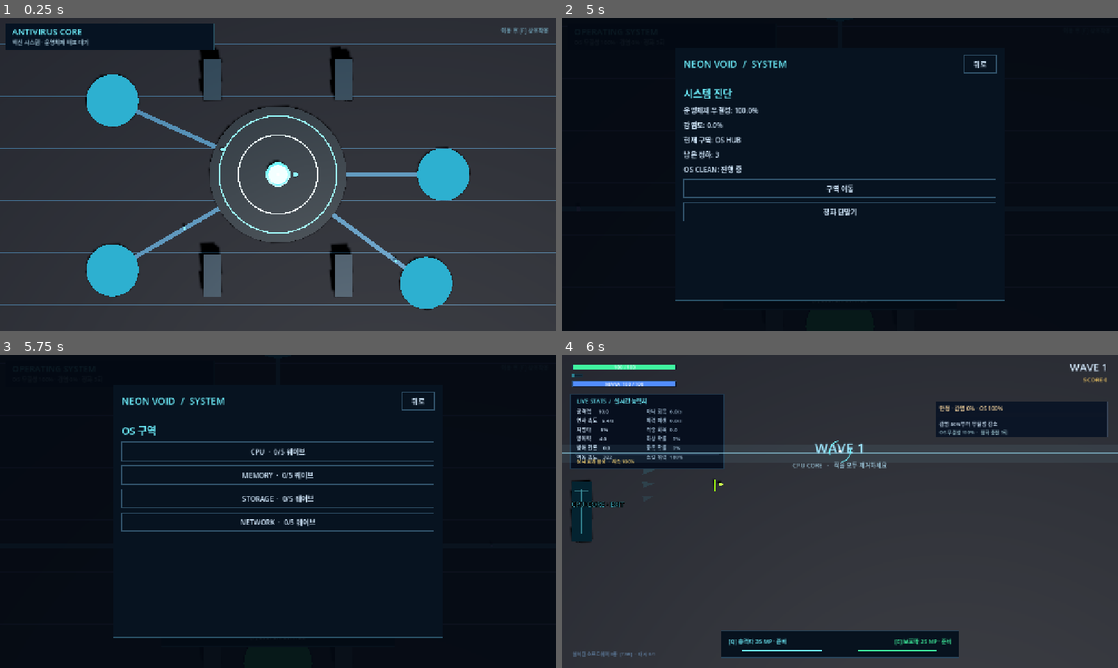
Above: before the commit, frames 1-4 (two rows, left to right).
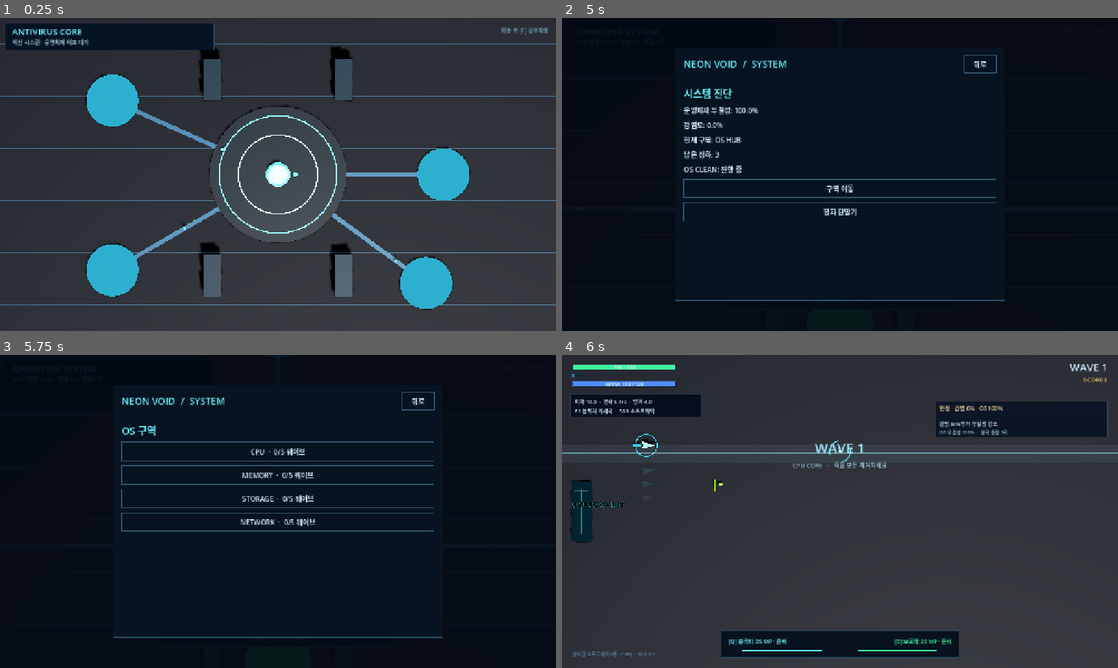
Above: after the commit, the same moments.

Repository: tharu8813/Neon-Void
Game: Godot game, scene res://scenes/main.tscn
Same seed, same stepped clock (60 frames per second), same inputs: the game is played once before the commit and once after it.
Inputs (mouse positions are in pixels of both pictures, inside the frame that each line leads up to):
- Up to frame 1 (0.25 s): no input
- Up to frame 2 (5 s): tap Enter at 0.5 s; move the mouse to (962, 158) at 0.52 s; hold D 0.53-1.28 s; hold F 0.53-1.28 s; tap Space at 0.77, 1.52, 4.52 s; move the mouse to (728, 190) at 1.27 s; hold S 1.28-2 s; tap Q at 1.35 s; tap F at 1.55, 3.05, 4.55 s; click "뒤로" at 2 s; move the mouse to (895, 105) at 2.77 s; hold D 2.78-3.5 s; hold E 2.78-3.5 s; click "새 운영체제 배포" at 3.5 s; move the mouse to (812, 237) at 4.27 s; hold W from 4.28 s (still down); tap R at 4.35 s
- Up to frame 3 (5.75 s): release W at 5 s; click "구역 이동" at 5 s
- Up to frame 4 (6 s): click "CPU · 0/5 웨이브" at 5.75 s

Frames 1-3 are identical in both runs. In frame 4, 4.8% of the frame differs, in the area x 1-30%, y 12-37%.

Commit message:
feat(p1): compact combat stats with F1 details and clear cooldown/threat feedback

Diff:
--- a/scripts/ui/neon_hud.gd
+++ b/scripts/ui/neon_hud.gd
@@ -27,6 +27,11 @@
 var _stat_text: Label
 var _stat_right: Label
 var _stat_effect: Label
+var _stats_expanded: bool = false
+var _stats_compact: Panel
+var _stat_glance: Label
+var _stats_full_nodes: Array[Control] = []
+var _threat_alert: Label
 var _location_text: Label
 var _world_detail: Label
 var _world_hint: Label
@@ -217,6 +222,14 @@
         Color("#16233a"), Color.TRANSPARENT)
     _stat_effect = _label(_combat_hud, "StatsEffects", Rect2(34, 233, 329, 23),
         "", 11, GOLD)
+    for name in ["LiveStatsPanel", "LiveStatsHeading", "StatsLeft", "StatsRight", "StatsRule", "StatsEffects"]:
+        _stats_full_nodes.append(_combat_hud.get_node(name))
+    _stats_compact = _panel(_combat_hud, "CompactStatsPanel", Rect2(19, 90, 303, 54),
+        PANEL_COLOR, Color("#21394e"))
+    _stat_glance = _label(_combat_hud, "CompactStatsText", Rect2(30, 95, 282, 45),
+        "", 12, TEXT_COLOR)
+    _stat_glance.vertical_alignment = VERTICAL_ALIGNMENT_CENTER
+    _apply_stats_visibility()
 
     _panel(_combat_hud, "SkillPanel", Rect2(-275, -86, 550, 62),
         Color("#07121e"), Color("#28455b"), 0.5, 1.0)
@@ -229,6 +242,10 @@
         PLAYER_COLOR, 0.5, 1.0)
     _guard_bar = _bar(_combat_hud, "GuardCooldown", Rect2(40, -42, 184, 4),
         HP_COLOR, 0.5, 1.0)
+    _threat_alert = _label(_combat_hud, "IncomingAttack", Rect2(-265, -125, 530, 27),
+        "", 13, GOLD, 0.5, 1.0)
+    _threat_alert.horizontal_alignment = HORIZONTAL_ALIGNMENT_CENTER
+    _threat_alert.visible = false
 
     _panel(_combat_hud, "InfectionPanel", Rect2(-420, 107, 396, 83),
         INFECTION_PANEL, Color("#384457"), 1.0, 0.0)
@@ -289,6 +306,25 @@
     _world_prompt = _label(_world_hud, "NearbyPrompt", Rect2(-255, -91, 510, 38),
         "", 14, Color("#c6f8ff"), 0.5, 1.0)
     _world_prompt.horizontal_alignment = HORIZONTAL_ALIGNMENT_CENTER
+
+func _apply_stats_visibility() -> void:
+    for element in _stats_full_nodes:
+        element.visible = _stats_expanded
+    if _stats_compact != null:
+        _stats_compact.visible = not _stats_expanded
+    if _stat_glance != null:
+        _stat_glance.visible = not _stats_expanded
+
+func toggle_stat_details() -> void:
+    _stats_expanded = not _stats_expanded
+    _apply_stats_visibility()
+
+func _unhandled_key_input(event: InputEvent) -> void:
+    if not _combat_hud.visible or not event is InputEventKey:
+        return
+    if event.pressed and not event.echo and event.keycode == KEY_F1:
+        toggle_stat_details()
+        get_viewport().set_input_as_handled()
 
 func update_state(payload: Dictionary) -> void:
     if payload == _data:
@@ -386,6 +422,10 @@
     _stat_effect.text = ("%s  ·  지속 %.0f%%" % [
         "방어막 %.1fs" % guard_t if guard_t > 0.0 else "상시 효과 활성",
         float(stats.get("effect_duration", 1.0)) * 100.0])
+    _stat_glance.text = ("피해 %.1f  ·  연사 %.1f/s  ·  방어 %.1f\n" +
+        "F1 능력치 자세히  ·  TAB 소프트웨어") % [
+        float(stats.get("dmg", 10.0)), float(stats.get("rate", 5.4)),
+        float(stats.get("armor", 4.0)) + (20.0 if guard_t > 0.0 else 0.0)]
 
     var settings: Dictionary = _data.get("settings", {})
     var binds: Dictionary = settings.get("bindings", {})
@@ -406,10 +446,13 @@
             ("준비" if guard_ready else "마나 부족"))]
     _pulse_text.add_theme_color_override("font_color", PLAYER_COLOR if pulse_ready else DIM_COLOR)
     _guard_text.add_theme_color_override("font_color", HP_COLOR if guard_ready else DIM_COLOR)
-    _pulse_bar.max_value = Software.skill_cooldown(7.0, float(stats.get("skill_cooldown", 1.0)))
-    _pulse_bar.value = pulse_remaining if pulse_remaining > 0.0 else _pulse_bar.max_value
-    _guard_bar.max_value = Software.skill_cooldown(12.0, float(stats.get("skill_cooldown", 1.0)))
-    _guard_bar.value = guard_remaining if guard_remaining > 0.0 else _guard_bar.max_value
+    # Fill means READY progression (empty right after cast, full at zero cooldown).
+    _pulse_bar.max_value = 1.0
+    _pulse_bar.value = 1.0 - clampf(pulse_remaining /
+        Software.skill_cooldown(7.0, float(stats.get("skill_cooldown", 1.0))), 0.0, 1.0)
+    _guard_bar.max_value = 1.0
+    _guard_bar.value = 1.0 - clampf(guard_remaining /
+        Software.skill_cooldown(12.0, float(stats.get("skill_cooldown", 1.0))), 0.0, 1.0)
     var module_levels: Dictionary = _data.get("software_levels", {})
     _software_text.text = "설치된 소프트웨어 %d종  [TAB]  ·  대시 %d/%d" % [
         module_levels.size(), charges, dash_max]
@@ -441,6 +484,12 @@
 
     var boss_hp: float = float(_data.get("boss_hp", 0.0))
     var boss_max: float = float(_data.get("boss_maxhp", 0.0))
+    var attacks: int = int(_data.get("attack_warning_count", 0))
+    var urgent: bool = bool(_data.get("attack_warning_urgent", false))
+    _threat_alert.visible = attacks > 0
+    _threat_alert.text = ("즉시 회피! · 적 공격 %d건" if urgent else
+        "적 공격 예고 · %d건") % attacks if attacks > 0 else ""
+    _threat_alert.add_theme_color_override("font_color", HP_LOW if urgent else GOLD)
     _boss_panel.visible = boss_max > 0.0 and boss_hp > 0.0
     if _boss_panel.visible:
         _boss_bar.max_value = maxf(1.0, boss_max)
